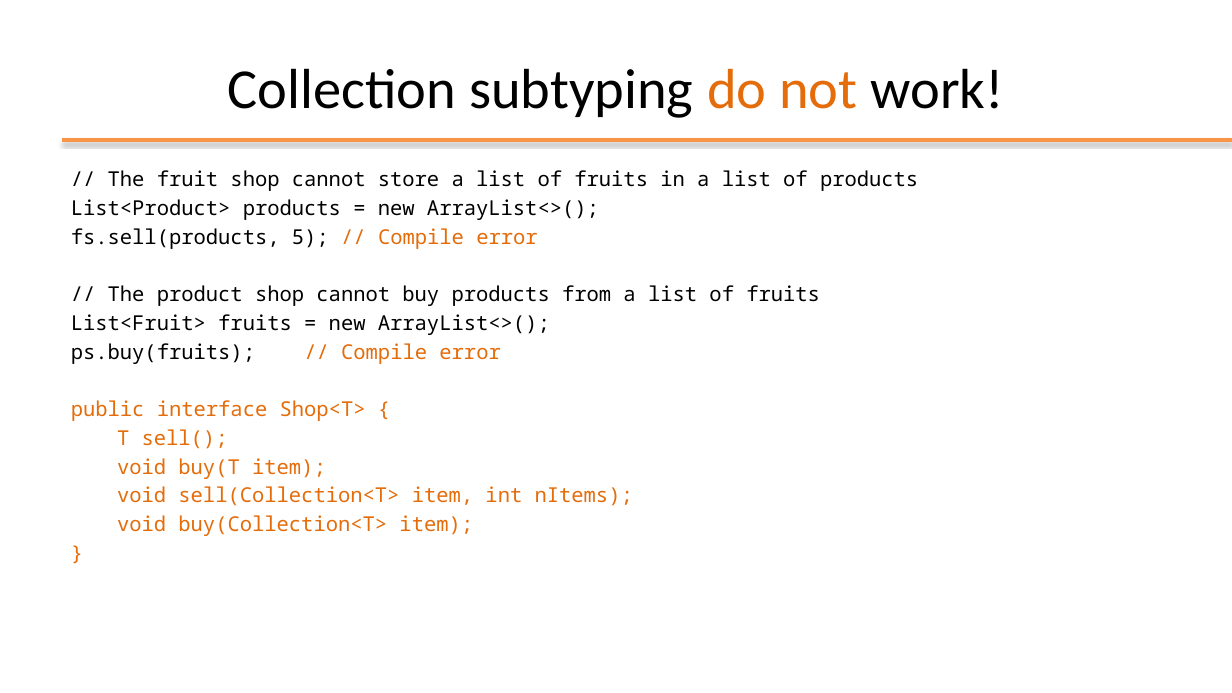
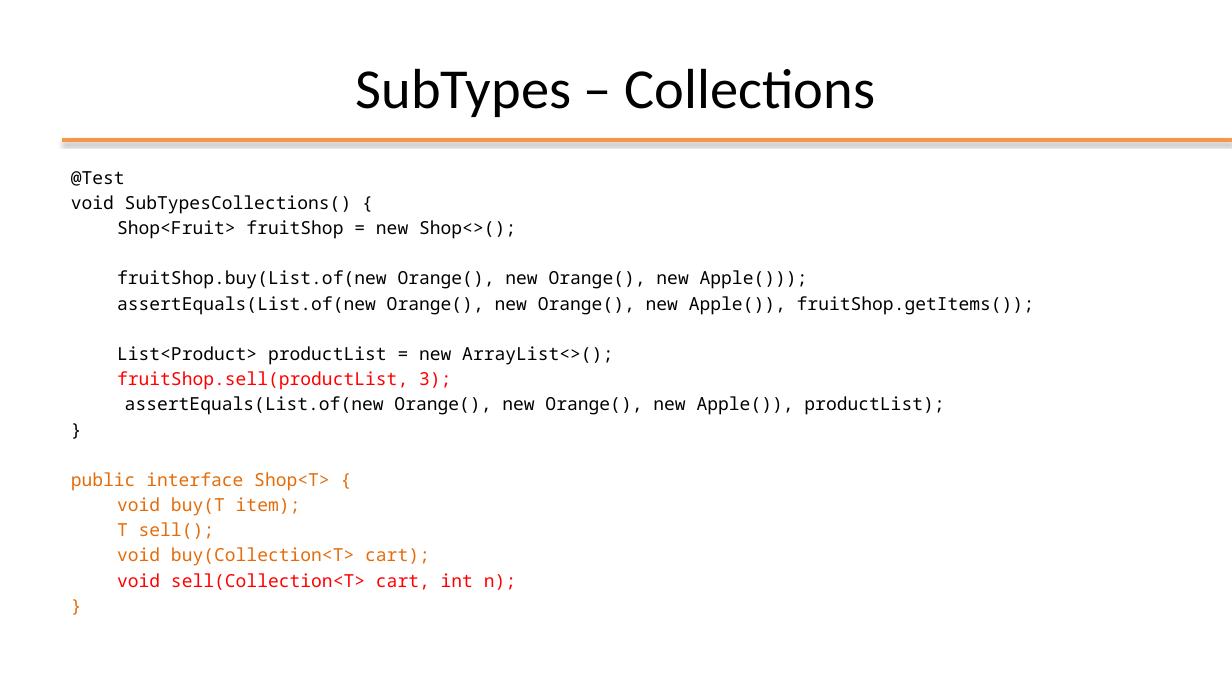
Before and after one commit to plctechnician/ooprogramming, a slide deck: slide 8 of java/slides/ppt/05 - Java Generic Data Structures.pptx. Drawn at 1232x693 pixels with LibreOffice and Linux fonts; fonts in the diff are those of the drawing; background and template pictures are left out. Boxes give left, top, right and bottom in pixels: in the first picture for what was removed or moved away, otherwise in the second. Text is boxed around its words. In the diff, an @@ line names an element or a change of style, - is before the commit and + after.

```diff
--- a/java/slides/ppt/05 - Java Generic Data Structures.pptx
+++ b/java/slides/ppt/05 - Java Generic Data Structures.pptx
@@ title at box(356, 68, 876, 117): text changed @@
-Collection subtyping do not work!
+SubTypes – Collections
@@ text at box(71, 171, 1034, 415): text changed; size 16 to 14 pt @@
-// The fruit shop cannot store a list of fruits in a list of products
-List<Product> products = new ArrayList<>();
-fs.sell(products, 5); // Compile error
-// The product shop cannot buy products from a list of fruits
-List<Fruit> fruits = new ArrayList<>();
-ps.buy(fruits); // Compile error
+@Test
+void SubTypesCollections() {
+Shop<Fruit> fruitShop = new Shop<>();
+fruitShop.buy(List.of(new Orange(), new Orange(), new Apple()));
+assertEquals(List.of(new Orange(), new Orange(), new Apple()), fruitShop.getItems());
+List<Product> productList = new ArrayList<>();
+fruitShop.sell(productList, 3);
+assertEquals(List.of(new Orange(), new Orange(), new Apple()), productList);
+}
@@ text at box(71, 472, 330, 539): size 16 to 14 pt in "public interface Shop<T> {", "T sell();", "}" @@
@@ text at box(117, 497, 301, 516): paragraph added @@
+void buy(T item);
@@ text at box(117, 547, 516, 590): text changed; size 16 to 14 pt; text colour #E46C0A to #FF0000 @@
-void buy(T item);
-void sell(Collection<T> item, int nItems);
-void buy(Collection<T> item);
+void buy(Collection<T> cart);
+void sell(Collection<T> cart, int n);
```
Also in this commit, not shown: 13 other slides changed, 4 slides added, 2 slides removed, 14 other files.
